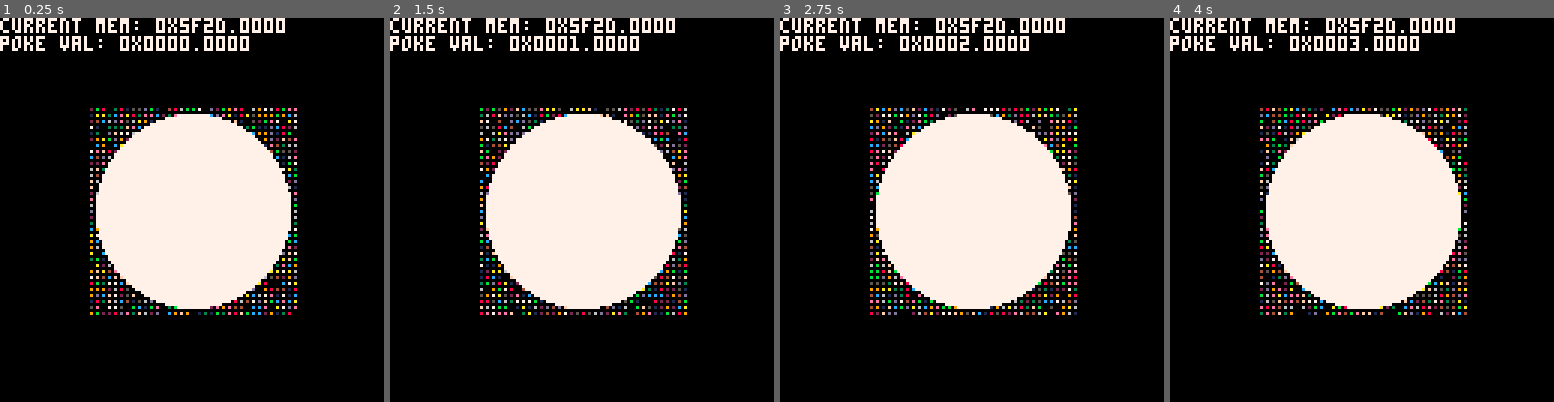
Above: before the commit, frames 1-4 (left to right).
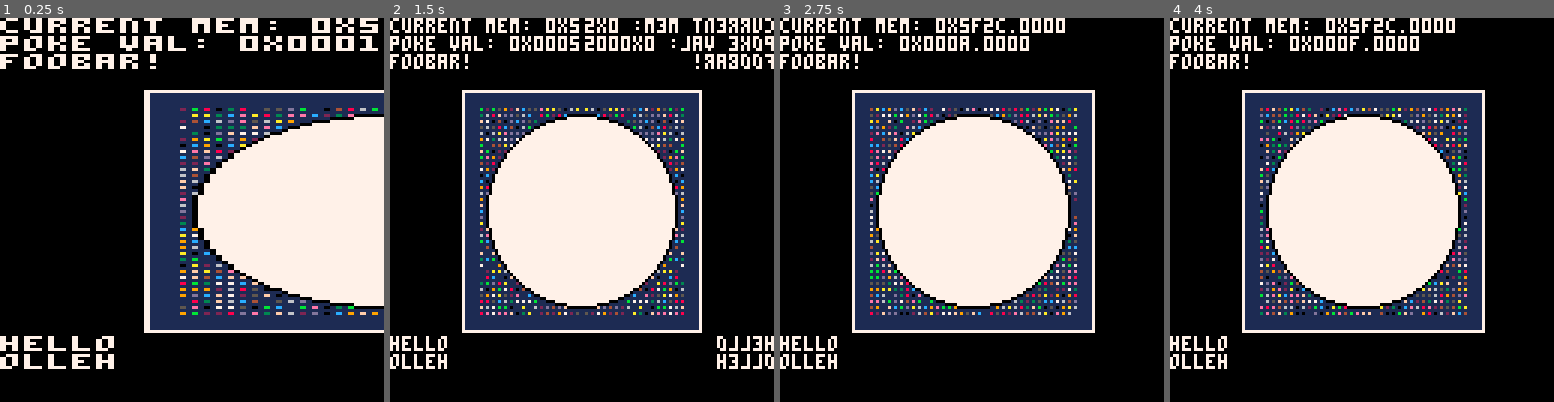
Above: after the commit, the same moments.

Repository: 0x4D5352/mussar.p8
Game: PICO-8 cartridge memtest.p8
The game is run twice, just before and just after one commit, with the same random seed, the same clock (stepped at 60 frames per second) and the same inputs.
Inputs:
- Up to frame 1 (0.25 s): no input
- Up to frame 2 (1.5 s): no input
- Up to frame 3 (2.75 s): no input
- Up to frame 4 (4 s): no input

The runs differ from the first frame. In frame 1, 42% of the frame differs, in the area x 0-100%, y 0-92%; in frame 2, 23%; in frame 3, 20%; in frame 4, 20%.

Commit message:
look ma i'm flipping bits

Diff:
--- a/memtest.p8
+++ b/memtest.p8
@@ -2,16 +2,20 @@
 version 42
 __lua__
 function _init()
-	--draw=0x5f00
- --allclrs:0x5fo7
- --bgcolor:0x5f10
- --fgcolor:0x5f17
- --scroll<:0x5f28
- --nolight:0x5f29 - 0 or 1 ?
- --scroll^:0x5f2a
- --nolight:0x5f2b - 0 or 1?
- --mir/scl:0x5f2c - 0 thru 8?
- draw=0x5f2d
+	--draw_spc:0x5f00
+ --blk_swap:0x5f00 - only fg
+ --...repeat thru 0x5f0f
+ --blk_swap:0x5f10 - cls and fg
+ --...repeat thru 0x5f1f
+ --scroll⬅️:0x5f28
+ --no_light:0x5f29 - 0 or 1 ?
+ --scroll⬆️:0x5f2a
+ --no_light:0x5f2b - 0 or 1?
+ --mir/scrl:0x5f2c - 0 thru 8?
+ --f_tiling:0x5f31
+ --f_tiling:0x5f32
+ --new_line:0x5f36 - on/off/wrap(@highvalues)
+ draw=0x5f2c
 	hardware=0x5f40
 	pokeval=0
 	pokemax=0xff
@@ -22,7 +26,7 @@
 function _update()
 	now=t()
 	local dt=now-last
-	if dt > 1.25 then
+	if dt > 0.25 then
 		pokeval+=1
 		if pokeval > pokemax then
 			pokeval = 0
@@ -40,6 +44,8 @@
 
 function _draw()
 	cls(0)
+	rectfill(24,24,104,104,7)
+	rectfill(25,25,103,103,1)
 	for y=30,98,2 do
 		for x=30,98,2 do
 			local c=flr(rnd(16))+1
@@ -47,9 +53,12 @@
 		end
 	end
 	circfill(64,64,32,7)
-	print("current mem: "..tostr(draw,0x1))
+	circ(64,64,32,0)
+	print("current mem: "..tostr(draw,0x1),7)
 	print("poke val: "..tostr(pokeval,0x1))
-
+	print("foobar!")
+	print("hello",0,106)
+	print("olleh")
 end
 __gfx__
 00000000000000000000000000000000000000000000000000000000000000000000000000000000000000000000000000000000000000000000000000000000
